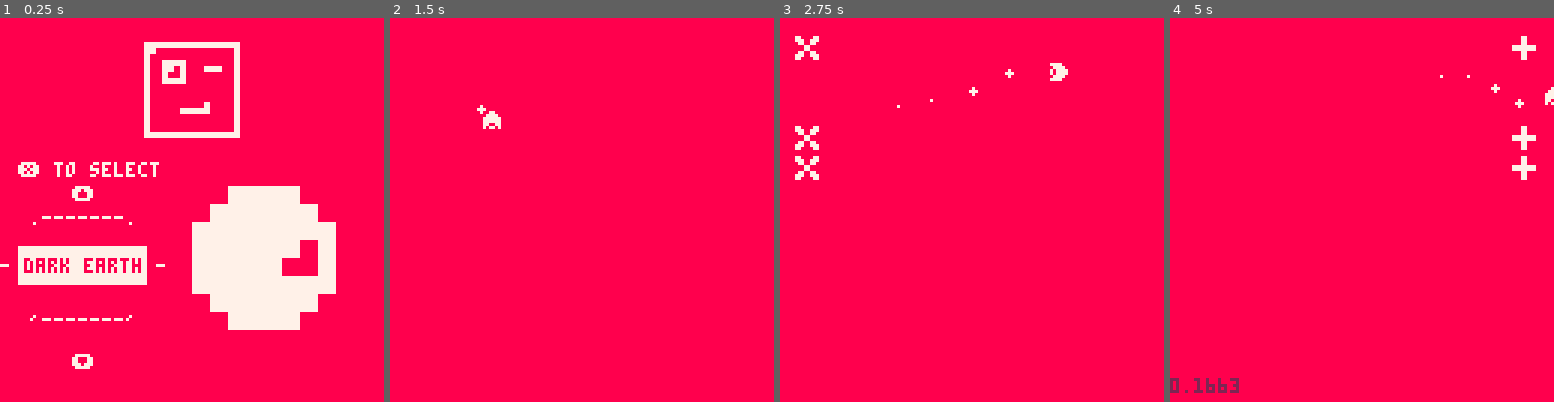
Above: before the commit, frames 1-4 (left to right).
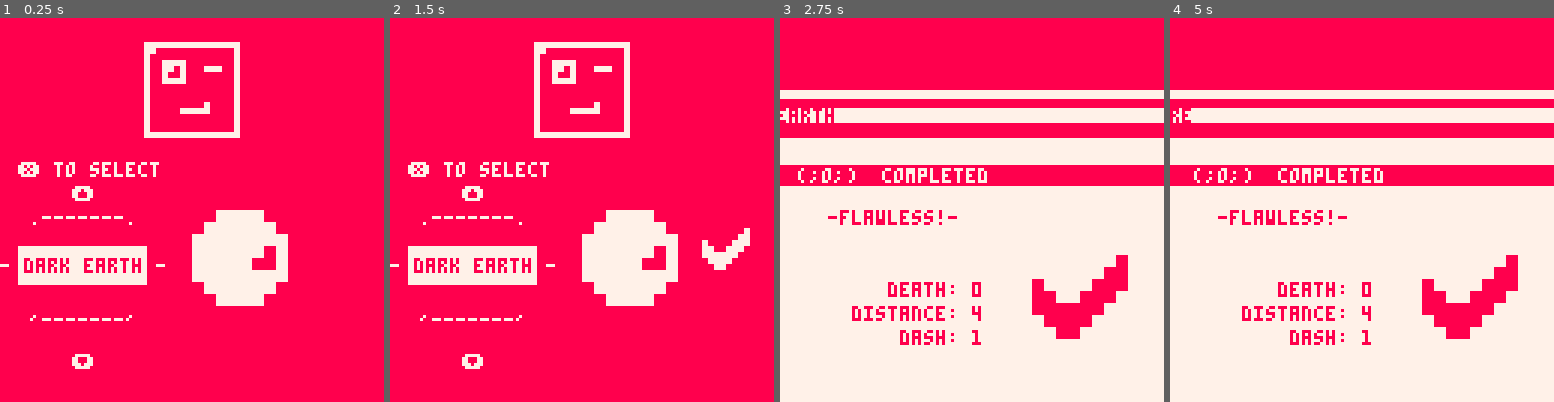
Above: after the commit, the same moments.

Repository: eguneys/pico8-jam
Game: PICO-8 cartridge arythmia.p8
Two runs of this game, one before a commit and one after it. Both use one fixed random seed, a clock stepped at 60 frames per second and the inputs below.
Inputs:
- Up to frame 1 (0.25 s): no input
- Up to frame 2 (1.5 s): tap X (X key) at 0.33, 1.07 s
- Up to frame 3 (2.75 s): hold Right 1.6-2.1 s; tap X (X key) at 1.85 s; hold Up 2.15-2.42 s; hold Right from 2.47 s (still down)
- Up to frame 4 (5 s): tap X (X key) at 2.97, 4.08 s; release Right at 3.03 s; hold Left 3.08-3.58 s; hold Down 3.63-3.97 s; hold Right 4.02-4.68 s; hold Up from 4.73 s (still down)

The runs differ from the first frame. In frame 1, 6.1% of the frame differs, in the area x 50-88%, y 43-82%; in frame 2, 12%; in frame 3, 66%; in frame 4, 66%, in the area x 0-100%, y 4-100%.

Commit message:
level completed mark

Diff:
--- a/arythmia.p8
+++ b/arythmia.p8
@@ -852,6 +852,8 @@
          end_delay = 60
       end
    end
+
+   transition(end_scene, stats)
 
    if end_delay > 0 then
       end_delay -= 1
@@ -1149,7 +1151,15 @@
    local ly = flr(si / 16) * 8
 
    if (menu.data.t % 30 < 20) then
-      sspr(lx,ly,8,8,64,56,48,48)
+      sspr(lx,ly,8,8,64,64,32,32)
+   end
+
+   if completed[menu.data.i+1] then
+      if menu.data.t % 60 > 50 then
+         sspr(flr(menu.data.t % 15 / 15 * 4)*8,64,8,8,104,70,16,16)
+      else
+         sspr(0,64,8,8,104,70+sin(menu.data.t%60/60)*2,16,16)
+      end
    end
 
    color(7)
@@ -1181,6 +1191,8 @@
 
    sfx(7)
 
+   completed[stats.current] = true
+
    scene.stats = stats
    scene.data = {
       t=0
@@ -1210,6 +1222,18 @@
    print(name, 40 + scene.data.t * 0.8 % 180 - 80, 30, 8)
 
    print("(*-^) completed *0_0*  completed  (;o;)  completed", scene.data.t * 2 % 320 - 180, 50, 7)
+
+
+   pal(7,8)
+   if scene.data.t % 60 > 50 then
+      sspr(flr(scene.data.t % 15 / 15 * 4)*8,64,
+           8,8,84,76,32,32)
+   else
+      sspr(0,64,8,8,
+           84,76+sin(scene.data.t%60/60)*2,
+           32,32)
+   end
+   pal()
 
    if stats.flawless then
       if scene.data.t % 20 < 10 then
@@ -1252,6 +1276,7 @@
 }
 
 function _init()
+   completed = {}
    scene = menu_scene
    scene.init(scene)
 end
@@ -1419,173 +1444,181 @@
 00000000000000000000000000000000000000007000000700007770077777700777000000000000000000000000000000000000000000000000000000000000
 00000000000000000000000000000000000000000000000000077700007777000077700000000000000000000000000000000000000000000000000000000000
 00000000000000000000000000000000000000000000000000777000000770000007770000000000000000000000000000000000000000000000000000000000
-…(170 lines of a section not shown)…
+00000000000000000000000000000000000000000000000000000000000000000000000000000000000000000000000000000000000000000000000000000000
+00000007000000070000000000000007000000000000000000000000000000000000000000000000000000000000000000000000000000000000000000000000
+00000077000000770000000000000077000000000000000000000000000000000000000000000000000000000000000000000000000000000000000000000000
+70000777000007777000000770000770000000000000000000000000000000000000000000000000000000000000000000000000000000000000000000000000
+77007770000077707700007077007700000000000000000000000000000000000000000000000000000000000000000000000000000000000000000000000000
+77777700007777007000070077777000000000000000000000000000000000000000000000000000000000000000000000000000000000000000000000000000
+07777000077770000000700007770000000000000000000000000000000000000000000000000000000000000000000000000000000000000000000000000000
+00770000007700000007000000700000000000000000000000000000000000000000000000000000000000000000000000000000000000000000000000000000
+…(170 lines of a section not shown)…
